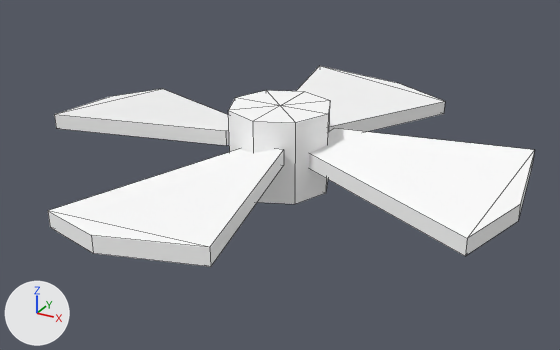
The OBJ model src/main/resources/assets/data_energistics/models/item/weapon_platform/drones/black/rotor_rear_left.obj, before and after one commit.
Rendered twice from a camera (50 mm lens) standing at (0.169, -1.11, 0.757) and looking at (-0.09, -0.639, 0.522). Lighting does not change. The marker at lower left points along +X, +Y and +Z. The first picture is the older version. Mesh edges are drawn as thin lines. Where no turn or scale is listed for an object, it has been applied to the vertices.

The first picture shows 'back_left_blade_', 'back_left_blade_3', 'back_left_blade_4', 'back_left_blade_5', 'back_left_rotor_hub'.
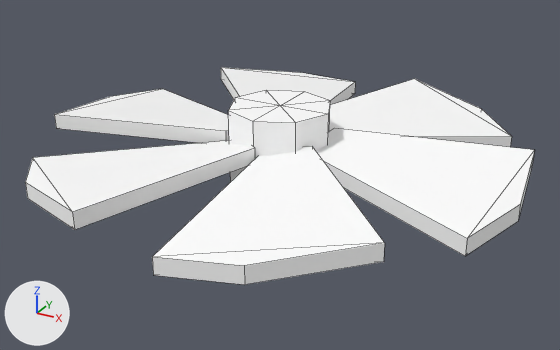
What differs and where, as boxes [x1, y1, x2, y2] in the pictures (560 x 350 px):
```json
{"object": "rear_left_blade_2", "change": "added", "after": [152, 146, 385, 285]}
{"object": "back_left_blade_3", "change": "deleted", "before": [48, 149, 284, 267]}
{"object": "rear_left_blade_3", "change": "added", "after": [25, 140, 255, 230]}
{"object": "rear_left_blade_6", "change": "added", "after": [329, 79, 512, 147]}
{"object": "back_left_blade_5", "change": "deleted", "before": [297, 66, 445, 132]}
{"object": "rear_left_blade_5", "change": "added", "after": [221, 67, 355, 105]}
```

Scene script edits in JSON lines:
```json
{"op": "add", "block": "me_rear_left_blade_6", "code": ["me_rear_left_blade_6 = bpy.data.meshes.new('rear_left_blade_6')", "me_rear_left_blade_6.from_pydata(...)  # 10 vertices, 9 faces; spans x -0.096..0.054, y -0.616..-0.453, z 0.529..0.555", "me_rear_left_blade_6.materials.append(mat_drone_atlas)  # its picture is missing"]}
{"op": "add", "block": "me_rear_left_blade_5", "code": ["me_rear_left_blade_5 = bpy.data.meshes.new('rear_left_blade_5')", "me_rear_left_blade_5.from_pydata(...)  # 10 vertices, 9 faces; spans x -0.227..-0.095, y -0.612..-0.45, z 0.529..0.555", "me_rear_left_blade_5.materials.append(mat_drone_atlas)  # its picture is missing"]}
{"op": "add", "block": "me_rear_left_blade_3", "code": ["me_rear_left_blade_3 = bpy.data.meshes.new('rear_left_blade_3')", "me_rear_left_blade_3.from_pydata(...)  # 10 vertices, 9 faces; spans x -0.242..-0.092, y -0.809..-0.647, z 0.529..0.555", "me_rear_left_blade_3.materials.append(mat_drone_atlas)  # its picture is missing"]}
{"op": "add", "block": "me_rear_left_blade_2", "code": ["me_rear_left_blade_2 = bpy.data.meshes.new('rear_left_blade_2')", "me_rear_left_blade_2.from_pydata(...)  # 10 vertices, 9 faces; spans x -0.092..0.04, y -0.812..-0.65, z 0.529..0.555", "me_rear_left_blade_2.materials.append(mat_drone_atlas)  # its picture is missing"]}
{"op": "remove", "block": "ob_back_left_blade_3", "code": ["ob_back_left_blade_3 = bpy.data.objects.new('back_left_blade_3', me_back_left_blade_3)", "ob_back_left_blade_3.location = (0.0, 0.0, 0.0)"]}
{"op": "remove", "block": "ob_back_left_blade_5", "code": ["ob_back_left_blade_5 = bpy.data.objects.new('back_left_blade_5', me_back_left_blade_5)", "ob_back_left_blade_5.location = (0.0, 0.0, 0.0)"]}
{"op": "add", "block": "ob_rear_left_blade_6", "code": ["ob_rear_left_blade_6 = bpy.data.objects.new('rear_left_blade_6', me_rear_left_blade_6)", "ob_rear_left_blade_6.location = (0.0, 0.0, 0.0)"]}
{"op": "add", "block": "ob_rear_left_blade_5", "code": ["ob_rear_left_blade_5 = bpy.data.objects.new('rear_left_blade_5', me_rear_left_blade_5)", "ob_rear_left_blade_5.location = (0.0, 0.0, 0.0)"]}
{"op": "add", "block": "ob_rear_left_blade_3", "code": ["ob_rear_left_blade_3 = bpy.data.objects.new('rear_left_blade_3', me_rear_left_blade_3)", "ob_rear_left_blade_3.location = (0.0, 0.0, 0.0)"]}
{"op": "add", "block": "ob_rear_left_blade_2", "code": ["ob_rear_left_blade_2 = bpy.data.objects.new('rear_left_blade_2', me_rear_left_blade_2)", "ob_rear_left_blade_2.location = (0.0, 0.0, 0.0)"]}
```
